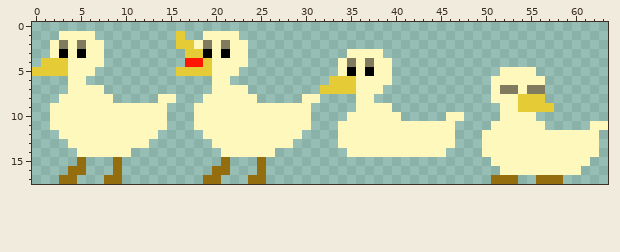
Pixel-art sprite, stored at client/duck.png. The first picture shows the starting point.
The file is 64x18 pixels.
The result:
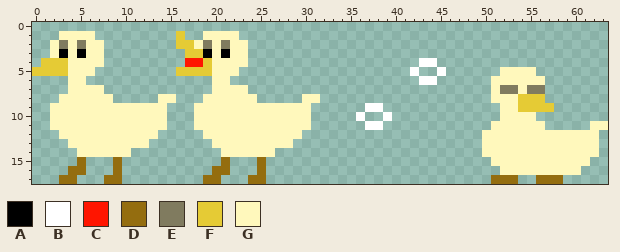
Palette (. is transparent): A #000000  B #ffffff  C #ff1500  D #946d0f  E #807b5f  F #e5cb35  G #fff8bc
What changed:
y 3: x 35..38 GGGG -> ....
y 4: x 34..39 GEGEGG -> ......; x 43..44 .. -> BB
y 5: x 34..39 GAGAGG -> ......; x 42 . -> B; x 45 . -> B
y 6: x 33..39 FFFGGGG -> .......; x 43..44 .. -> BB
y 7: x 32..38 FFFFGGG -> .......
y 8: x 36..37 GG -> ..
y 9: x 36..39 GGGG -> .BB.
y 10: x 35..40 GGGGGG -> .B..B.; x 46..47 GG -> ..
y 11: x 34..46 GGGGGGGGGGGGG -> ...BB........
y 12..13: x 34..46 GGGGGGGGGGGGG -> .............
y 14: x 35..45 GGGGGGGGGGG -> ...........
